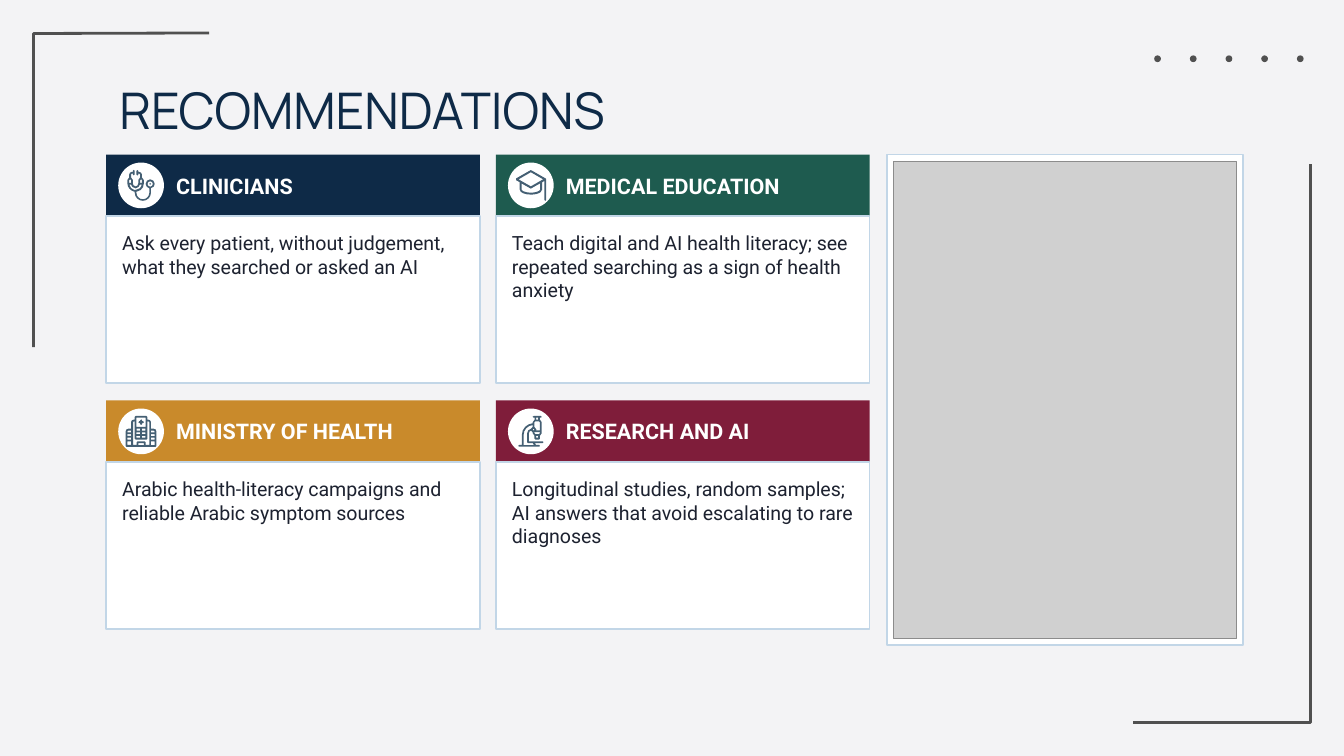
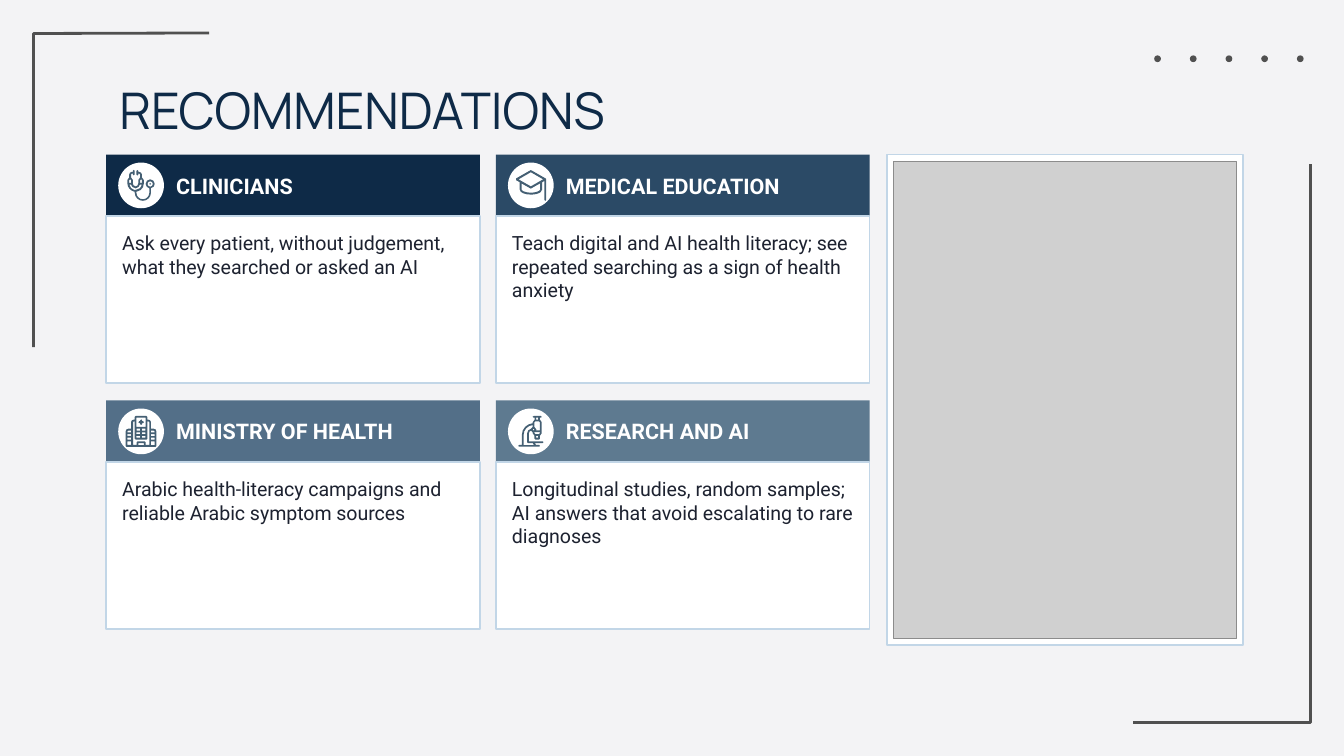
Before and after one commit to Yaseen279/History-Exam, a slide deck: slide 27 of research/output/study/slides/Defence_Final.pptx (slide 29 before the commit). Drawn at 1344x756 pixels with LibreOffice and Linux fonts; fonts in the diff are those of the drawing; grey boxes stand for pictures; background and template pictures are left out. Boxes give left, top, right and bottom in pixels: in the first picture for what was removed or moved away, otherwise in the second. Text is boxed around its words. In the diff, an @@ line names an element or a change of style, - is before the commit and + after.

```diff
--- a/research/output/study/slides/Defence_Final.pptx
+++ b/research/output/study/slides/Defence_Final.pptx
@@ rectangle "MEDICAL EDUCATION" at [496, 155, 870, 216]: fill #1E5B4F to #2B4A66 @@
@@ rectangle "MINISTRY OF HEALTH" at [106, 401, 480, 462]: fill #C98A2B to #536F88 @@
@@ rectangle "RESEARCH AND AI" at [496, 401, 870, 462]: fill #7F1D3A to #5E7A90 @@
```
Also in this commit, not shown: 15 other slides changed, 1 slide added, 3 slides removed, 4 other files.
